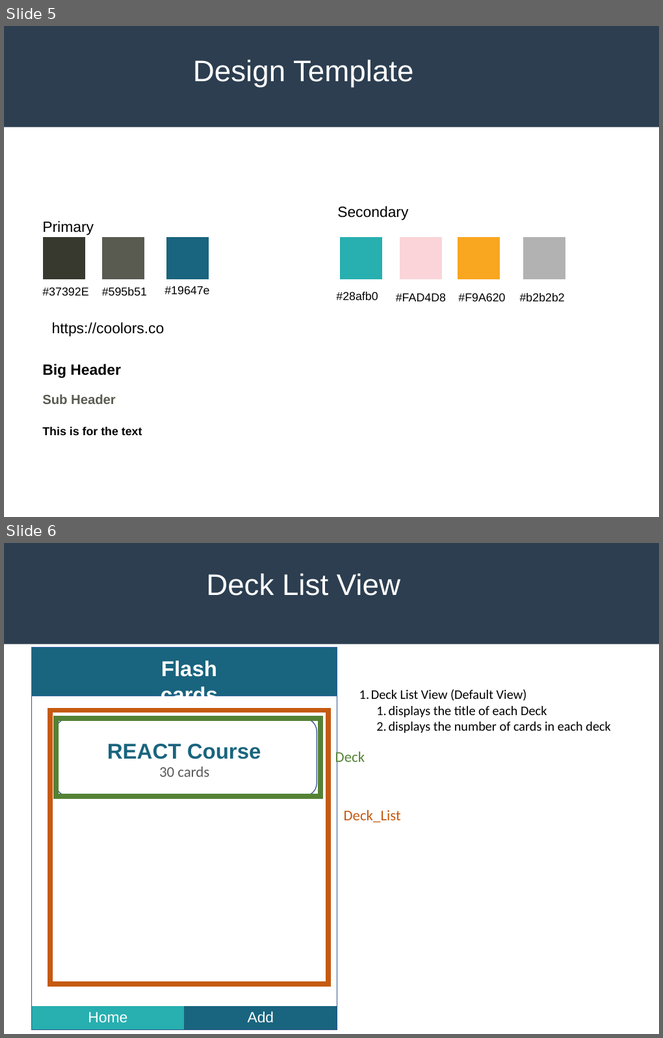
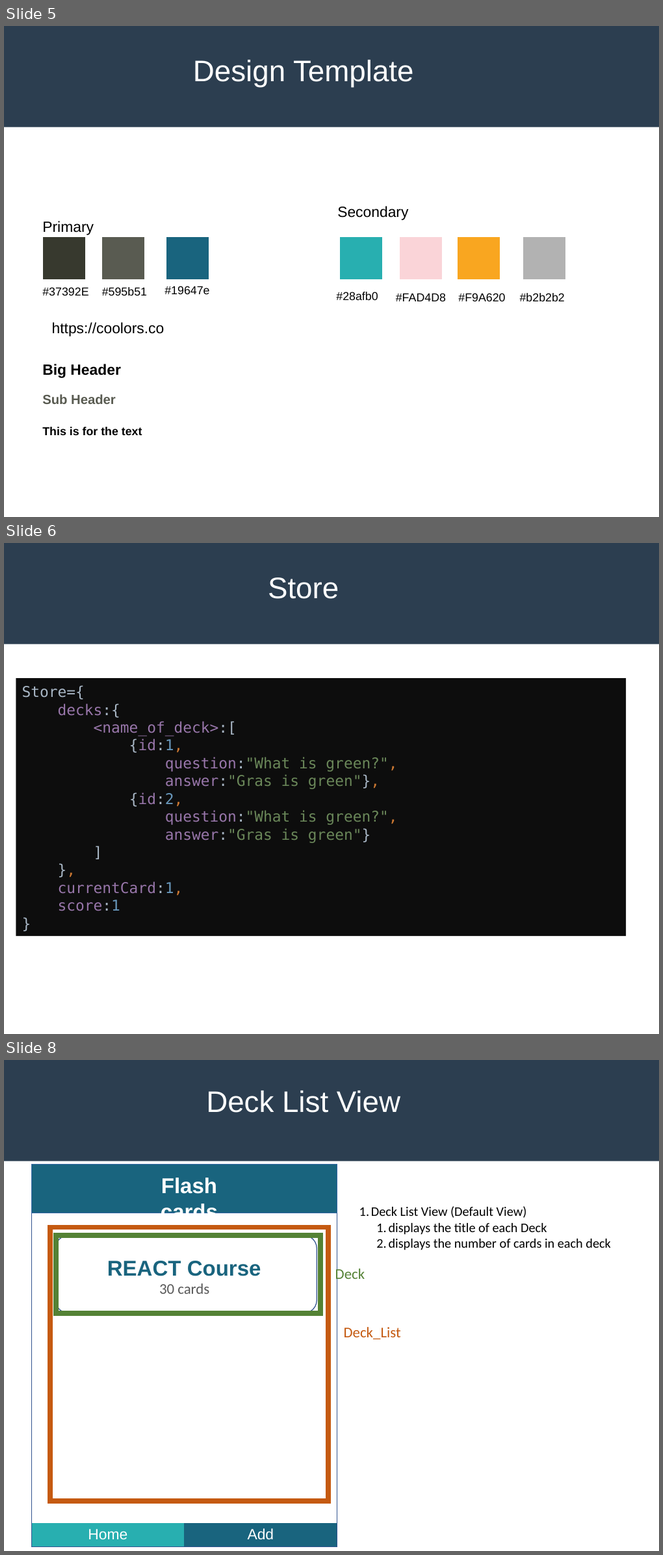
Before and after one commit to gwillig/flashcard, a slide deck: design_architecture.pptx. Shown one above the other, each under a label of ours: slides 5 and 6 before the commit, slides 5, 6 and 8 after it; the slides between them are not shown. The pictures are 663x1038 and 663x1555 pixels, drawn with LibreOffice and Linux fonts; fonts in the diff are those of the drawing. Boxes give left, top, right and bottom in pixels: in the first picture for what was removed or moved away, otherwise in the second. Text is boxed around its words. In the diff, an @@ line names an element or a change of style, - is before the commit and + after.

Commit message:
MOD | Add redux store

```diff
--- a/design_architecture.pptx
+++ b/design_architecture.pptx
@@ slide 6 added at (4,543,659,1034), background #FFFFFF; not listed: 1 template element that a slide beside it also shows @@
@@ title added at (268,577,339,599), 36 pt, text #FFFFFF @@
+Store
@@ rectangle added at (16,679,627,937), fill #0D0D0D, 18 pt, text #9876AA @@
+Store={
+decks:{
+<name_of_deck>:[
+{id:1,
+question:"What is green?",
+answer:"Gras is green"},
+{id:2,
+question:"What is green?",
+answer:"Gras is green"}
+]
+},
+currentCard:1,
+score:1
+}
@@ what was slide 6 is now slide 8 @@
```
Also in this commit, not shown: 2 slides changed, 1 other slide added, 17 other files.
